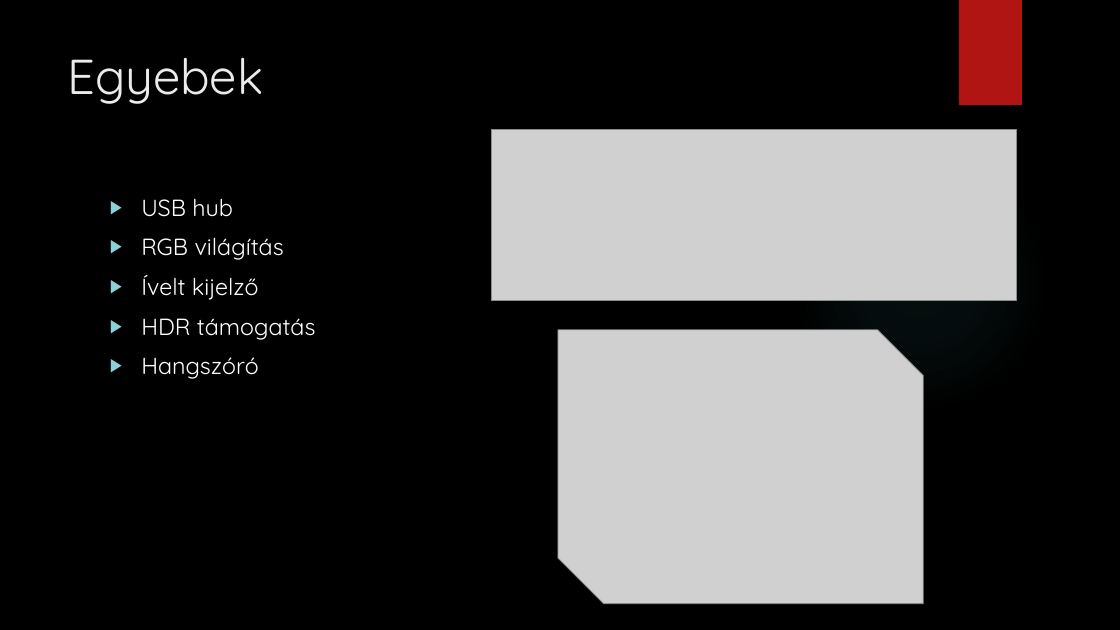
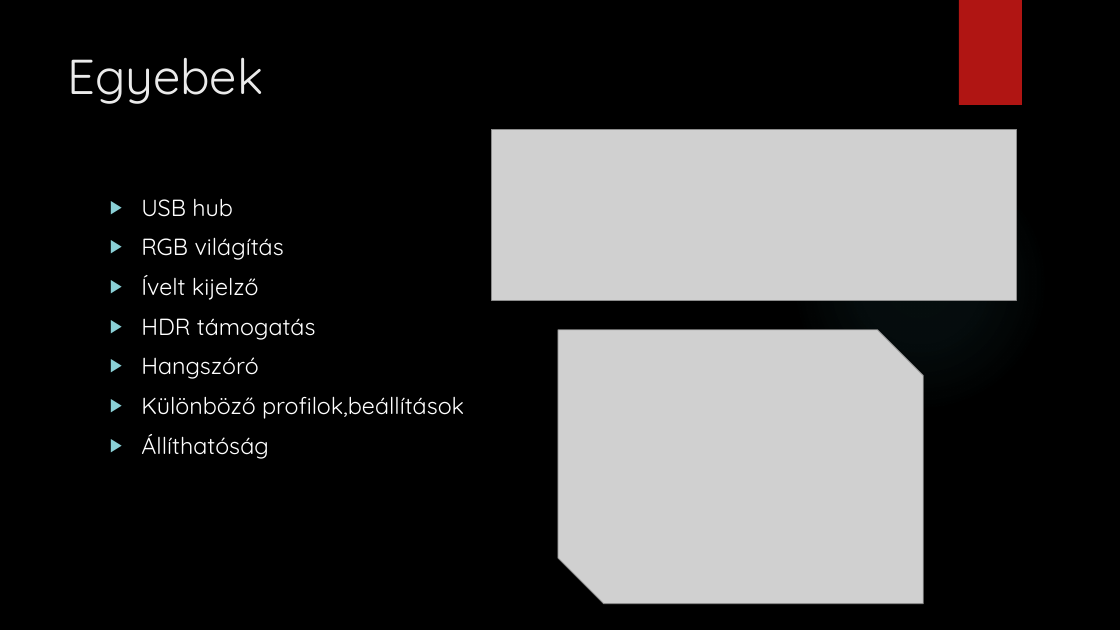
Before and after one commit to peterdaviid/pptkeszites2, a slide deck: slide 6 of Monitorok.pptx. Drawn at 1120x630 pixels with LibreOffice and Linux fonts; fonts in the diff are those of the drawing; grey boxes stand for pictures; background and template pictures are left out. Boxes give left, top, right and bottom in pixels: in the first picture for what was removed or moved away, otherwise in the second. Text is boxed around its words. In the diff, an @@ line names an element or a change of style, - is before the commit and + after.

```diff
--- a/Monitorok.pptx
+++ b/Monitorok.pptx
@@ text at bbox=[141, 396, 464, 459]: paragraphs added @@
+▶ Különböző profilok,beállítások
+▶ Állíthatóság
```
Also in this commit, not shown: 1 other slide changed.
